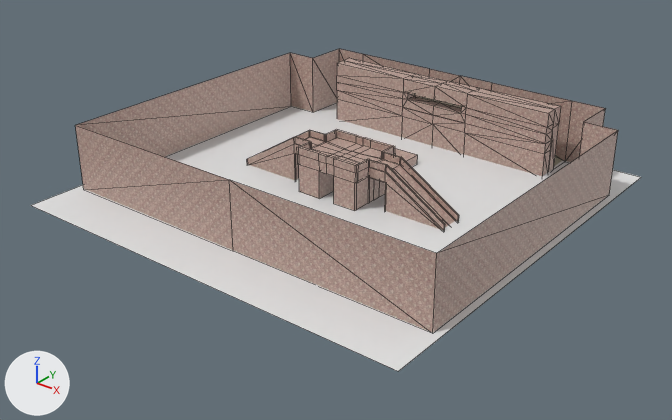
The Blender file IndiaPro/IndiaPro.blend as it was, and as the next commit left it.
Rendered twice from a camera (50 mm lens) standing at (96.1, -123.1, 71.7) and looking at (0.8, -4.0, -2.2). Every picture has the same lights, and +X, +Y and +Z are marked at lower left. Mesh edges are drawn as thin lines.
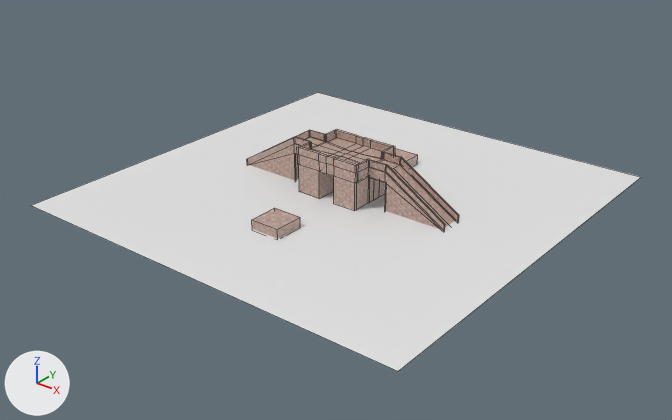
The change in detail:
Object 'Side' (ob_side) is deleted.

Pixel boxes (x1, y1, x2, y2) of what changed, in the pictures (672 x 420 px):
'Side', deleted (beige)
    before: (75, 49, 618, 333)
    faces in mat_wall (picture img_bricks_jpg): (75, 49, 618, 333)
